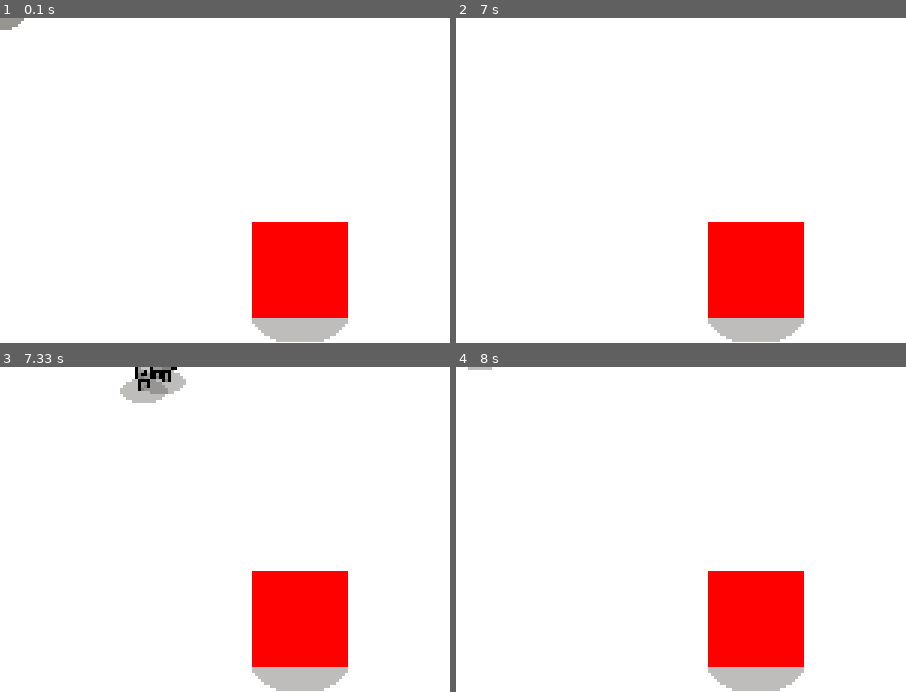
Above: before the commit, frames 1-4 (two rows, left to right).
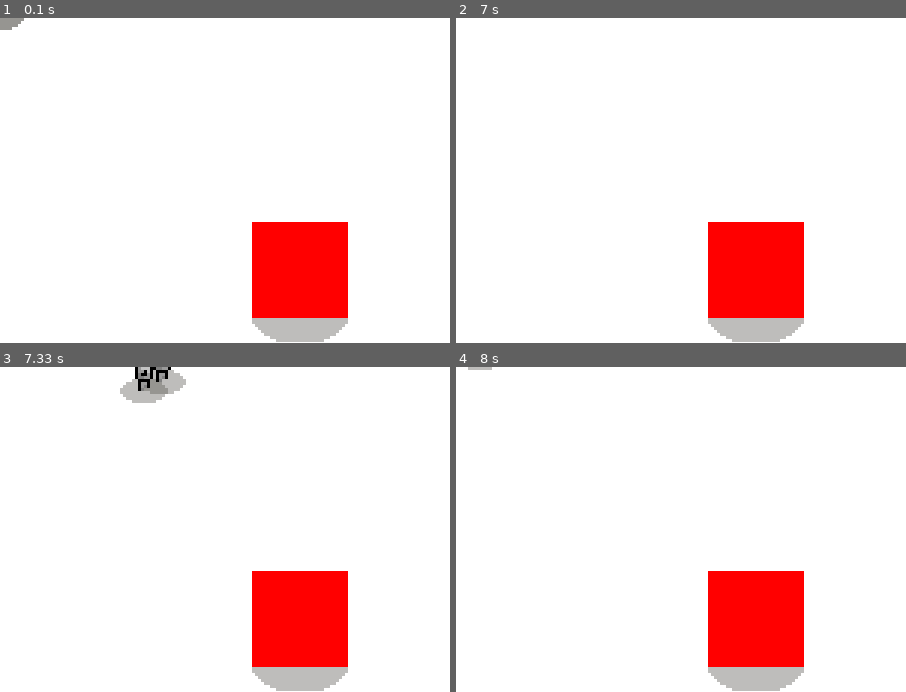
Above: after the commit, the same moments.

Repository: shaurya-sharma-dev/pygame-topdownengine
Game: pygame game, started from examples/basic_usage.py
Two runs of this game, one before a commit and one after it. Both use one fixed random seed, a clock stepped at 60 frames per second and the inputs below.
Inputs:
- Up to frame 1 (0.1 s): no input
- Up to frame 2 (7 s): hold D 0.33-0.8 s; hold W 0.83-1.13 s; hold S 4.07-4.43 s; hold A 4.47-4.93 s; hold D 4.97-5.43 s; hold W 5.47-5.77 s; hold S from 6.87 s (still down)
- Up to frame 3 (7.33 s): release S at 7.17 s; hold A from 7.2 s (still down)
- Up to frame 4 (8 s): release A at 7.6 s; hold W from 7.63 s (still down)
The pictures show only the part of the screen within x 0-50%, y 0-50%; the shares and areas given below are measured in that part.

Frames 1-2 are identical in both runs. In frame 3, 0.2% of the frame differs, in the area x 34-40%, y 0-5%; in frame 4, nothing differs.

Commit message:
Fix MobileObj to make the angles required for up and down narrower (45 each) and left and right wider (135 degrees each).

Diff:
--- a/topdownengine/mobile_obj/__init__.py
+++ b/topdownengine/mobile_obj/__init__.py
@@ -51,16 +51,16 @@
         if self.velocity.length():
             self.current_animation = 'walk'
             angle = self.velocity.as_polar()[1]
-            if -45 <= angle <= 45: # Right
+            if -67.5 <= angle <= 67.5: # Right
                 self.current_dir = 'r'
 
-            elif (-180 <= angle <= -135) or (135 <= angle <= 180): # Left
+            elif (-180 <= angle <= -112.5) or (112.5 <= angle <= 180): # Left
                 self.current_dir = 'l'
 
-            elif 45 <= angle <= 135: # Down
+            elif 67.5 <= angle <= 112.5: # Down
                 self.current_dir = 'd'
 
-            elif -135 <= angle <= -45: # Up
+            elif -112.5 <= angle <= -67.5: # Up
                 self.current_dir = 'u'
         else:
             self.current_animation = 'idle'
